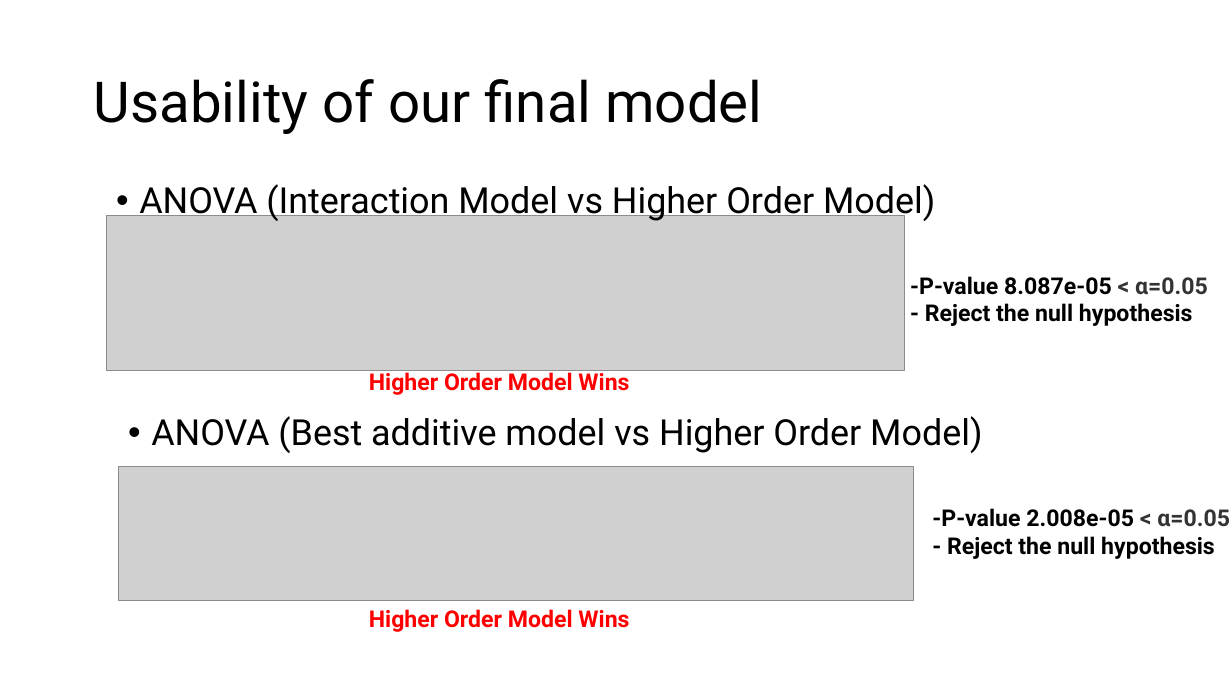
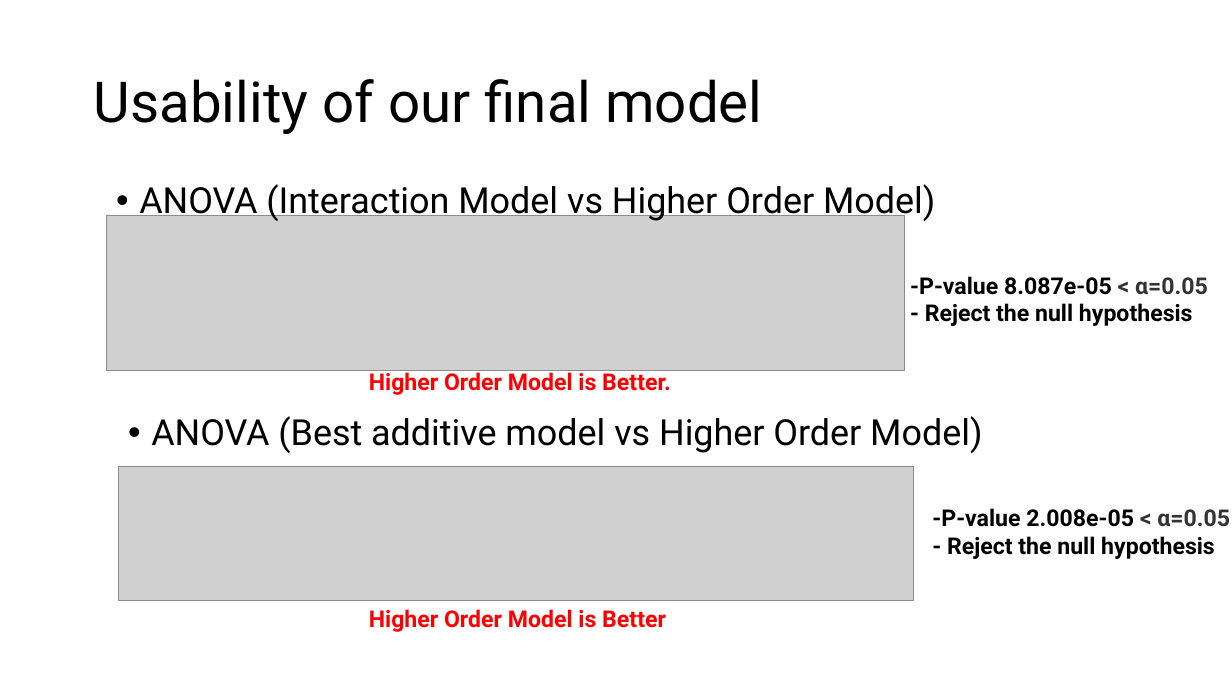
Before and after one commit to prs-sharma9/DATA-603_PROJECT, a slide deck: slide 13 of Final_Presentation.pptx. Drawn at 1232x693 pixels with LibreOffice and Linux fonts; fonts in the diff are those of the drawing; grey boxes stand for pictures. Boxes give left, top, right and bottom in pixels: in the first picture for what was removed or moved away, otherwise in the second. Text is boxed around its words. In the diff, an @@ line names an element or a change of style, - is before the commit and + after.

Commit message:
a little update

```diff
--- a/Final_Presentation.pptx
+++ b/Final_Presentation.pptx
@@ text at bbox=[369, 369, 670, 395]: text changed @@
-Higher Order Model Wins
+Higher Order Model is Better.
@@ text at bbox=[369, 609, 666, 632]: text changed @@
-Higher Order Model Wins
+Higher Order Model is Better
```
